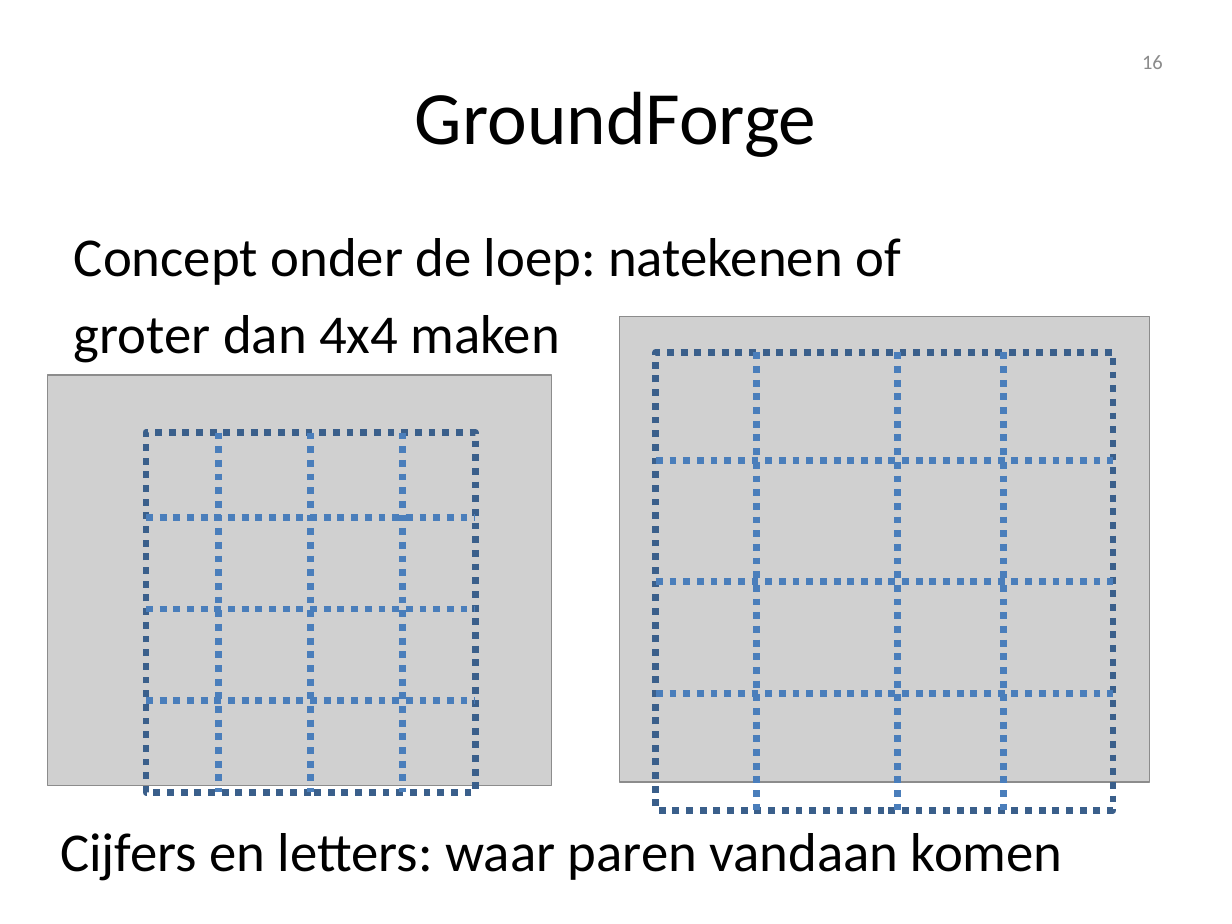
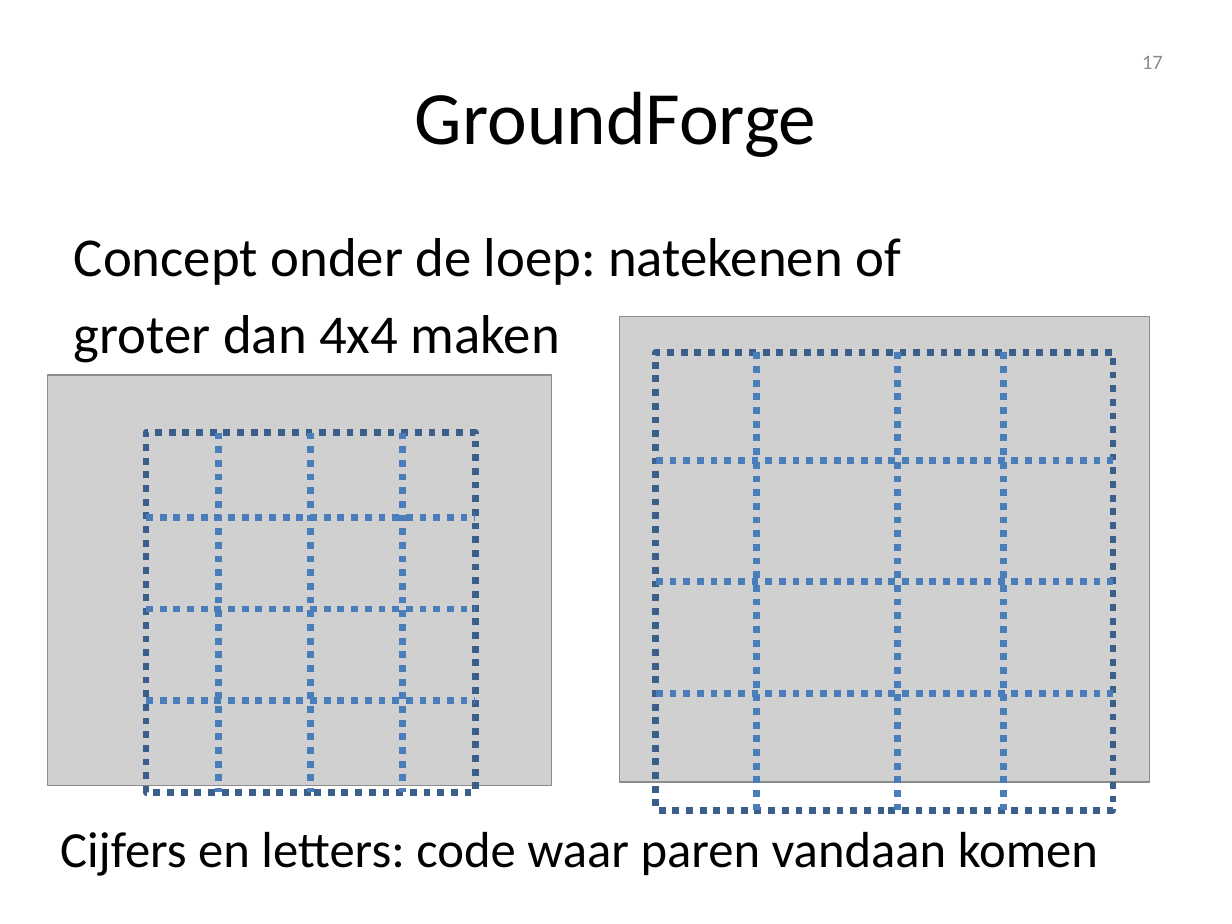
Before and after one commit to d-bl/GroundForge-help, a slide deck: slide 17 of docs/help/NL.pptx (slide 16 before the commit). Drawn at 1232x924 pixels with LibreOffice and Linux fonts; fonts in the diff are those of the drawing; grey boxes stand for pictures; background and template pictures are left out. Boxes give left, top, right and bottom in pixels: in the first picture for what was removed or moved away, otherwise in the second. Text is boxed around its words. In the diff, an @@ line names an element or a change of style, - is before the commit and + after.

```diff
--- a/docs/help/NL.pptx
+++ b/docs/help/NL.pptx
@@ page number at (1142,56,1163,69): text changed @@
-16
+17
@@ text at (60,832,1098,876): text changed; size 32 to 29.6 pt @@
-Cijfers en letters: waar paren vandaan komen
+Cijfers en letters: code waar paren vandaan komen
```
Also in this commit, not shown: 5 other slides changed, 1 slide added, 1 other file.
